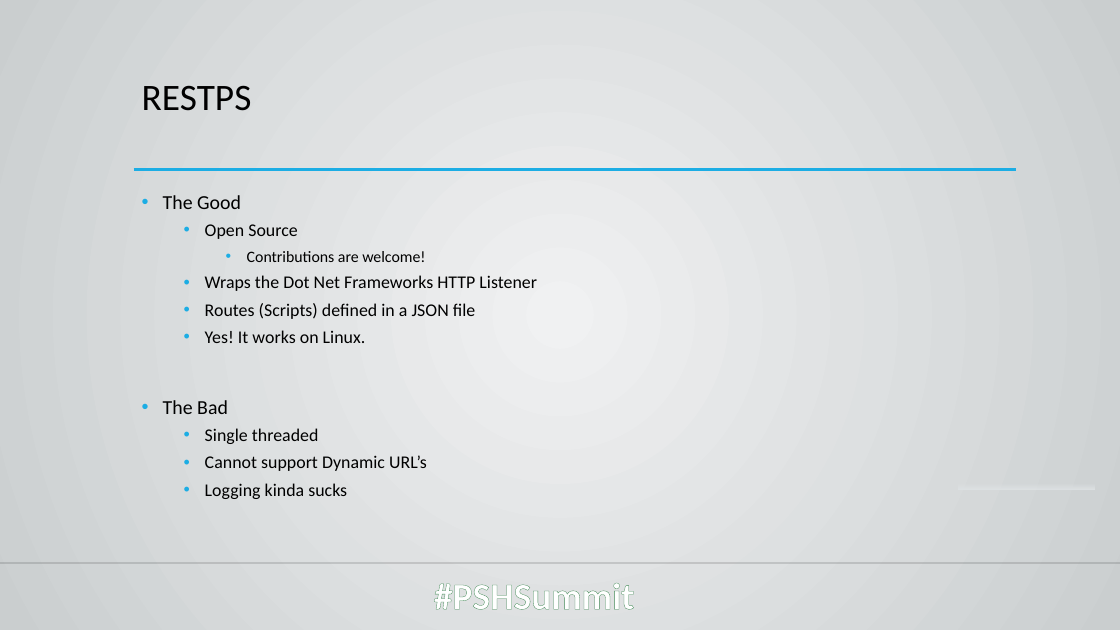
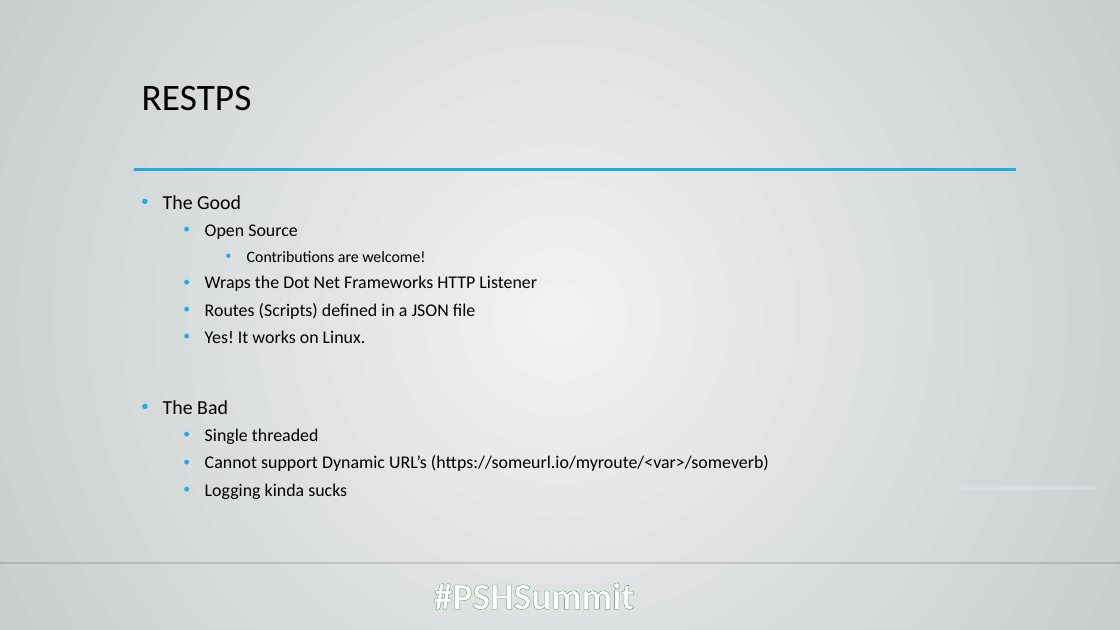
Before and after one commit to jpsider/Invoke-Automation, a slide deck: slide 5 of Powershell/PowerShellConference2022/Sider_PSConf_2022.pptx. Drawn at 1120x630 pixels with LibreOffice and Linux fonts; fonts in the diff are those of the drawing; background and template pictures are left out. Boxes give left, top, right and bottom in pixels: in the first picture for what was removed or moved away, otherwise in the second. Text is boxed around its words. In the diff, an @@ line names an element or a change of style, - is before the commit and + after.

```diff
--- a/Powershell/PowerShellConference2022/Sider_PSConf_2022.pptx
+++ b/Powershell/PowerShellConference2022/Sider_PSConf_2022.pptx
@@ text at (205,455,769,471): text changed @@
-  • Cannot support Dynamic URL’s
+  • Cannot support Dynamic URL’s (https://someurl.io/myroute/<var>/someverb)
```
Also in this commit, not shown: 3 other slides changed, 1 slide added, 3 other files.
